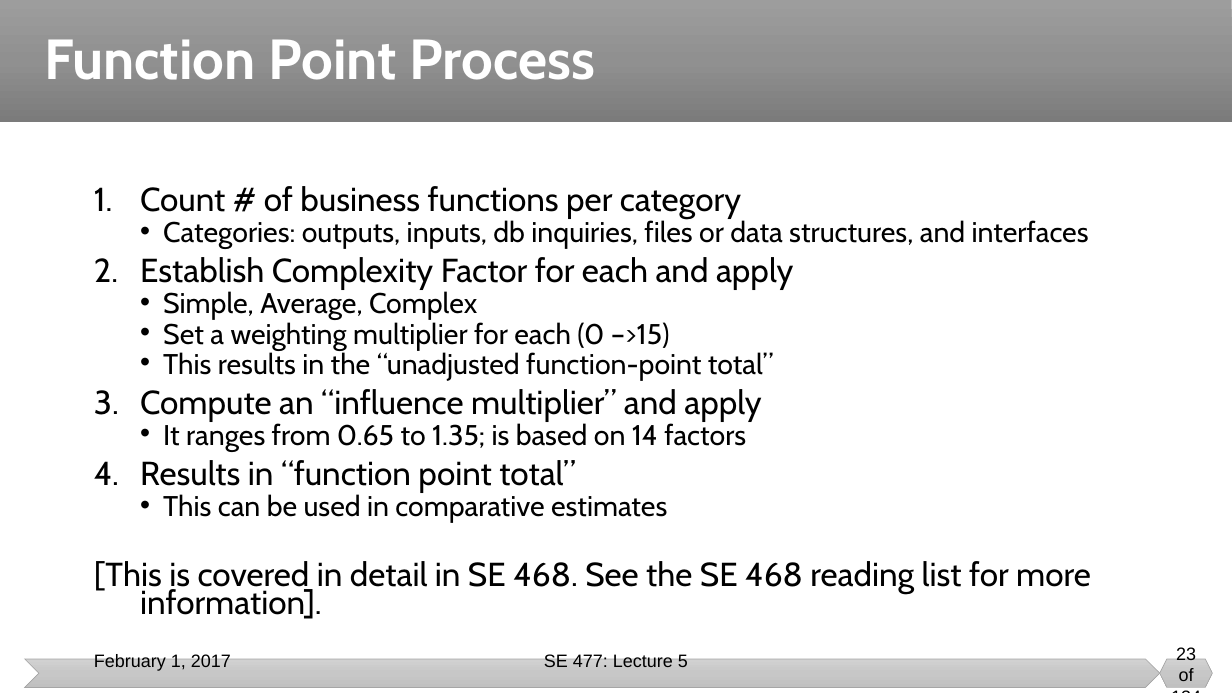
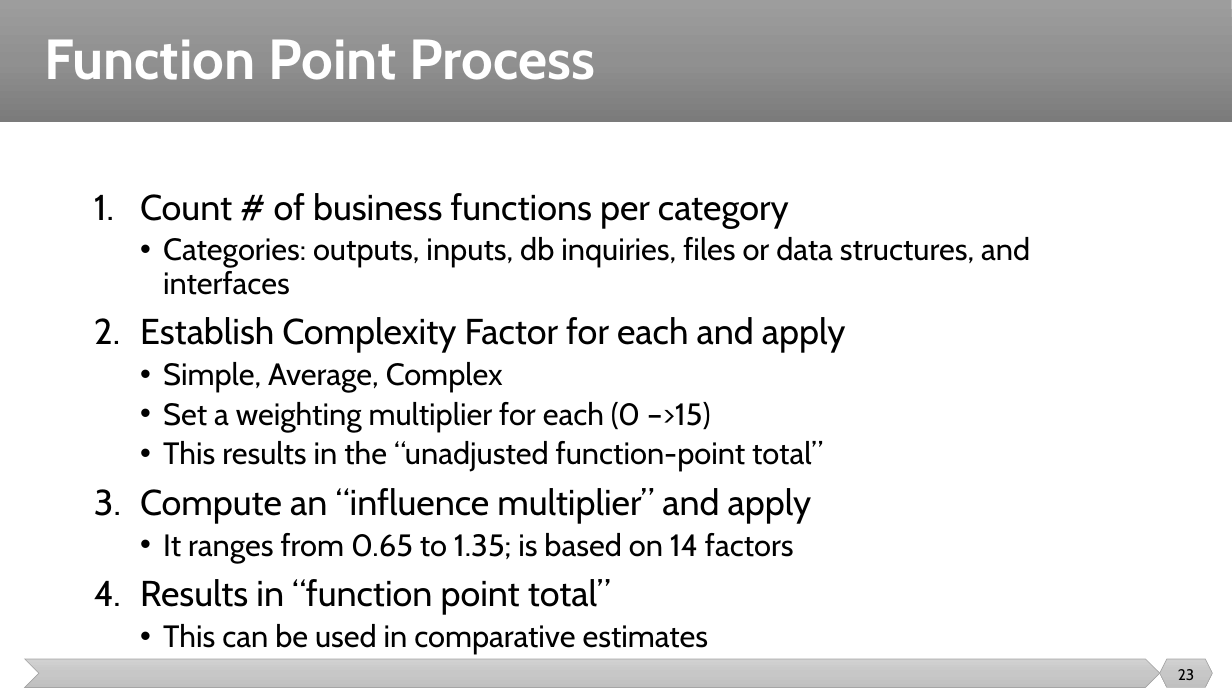
Before and after one commit to malenezi/malenezi, a slide deck: slide 23 of SE423/Lectures/6-Estimation/Estimation.pptx. Drawn at 1232x693 pixels with LibreOffice and Linux fonts; fonts in the diff are those of the drawing. Boxes give left, top, right and bottom in pixels: in the first picture for what was removed or moved away, otherwise in the second. Text is boxed around its words. In the diff, an @@ line names an element or a change of style, - is before the commit and + after.

```diff
--- a/SE423/Lectures/6-Estimation/Estimation.pptx
+++ b/SE423/Lectures/6-Estimation/Estimation.pptx
@@ text "Count # of business functions ..." at (140, 193, 1030, 615): size 25.9 to 28 pt in "Count # of business functions per category", "Establish Complexity Factor for each and apply", "Compute an “influence multiplier” and apply", "Results in “function point total”"; size 22.2 to 24 pt in "Categories: outputs, inputs, db inquiries, files or ...", "Simple, Average, Complex", "Set a weighting multiplier for each (0 ...", "This results in the “unadjusted function-point total”" and 2 more places; line spacing 0.7 to 0.9 @@
@@ text at (94, 561, 1091, 619): paragraph removed @@
-[This is covered in detail in SE 468. See the SE 468 reading list for more information].
@@ text removed at (94, 654, 231, 671) @@
-February 1, 2017
@@ text removed at (544, 654, 688, 667) @@
-SE 477: Lecture 5
@@ page number at (1178, 669, 1194, 680): text changed; size 14 to 12 pt; font Arial to Cabin @@
-23 of 134
+23
```
Also in this commit, not shown: 30 other slides changed, 2 slides added, 8 slides removed, 12 other files.
